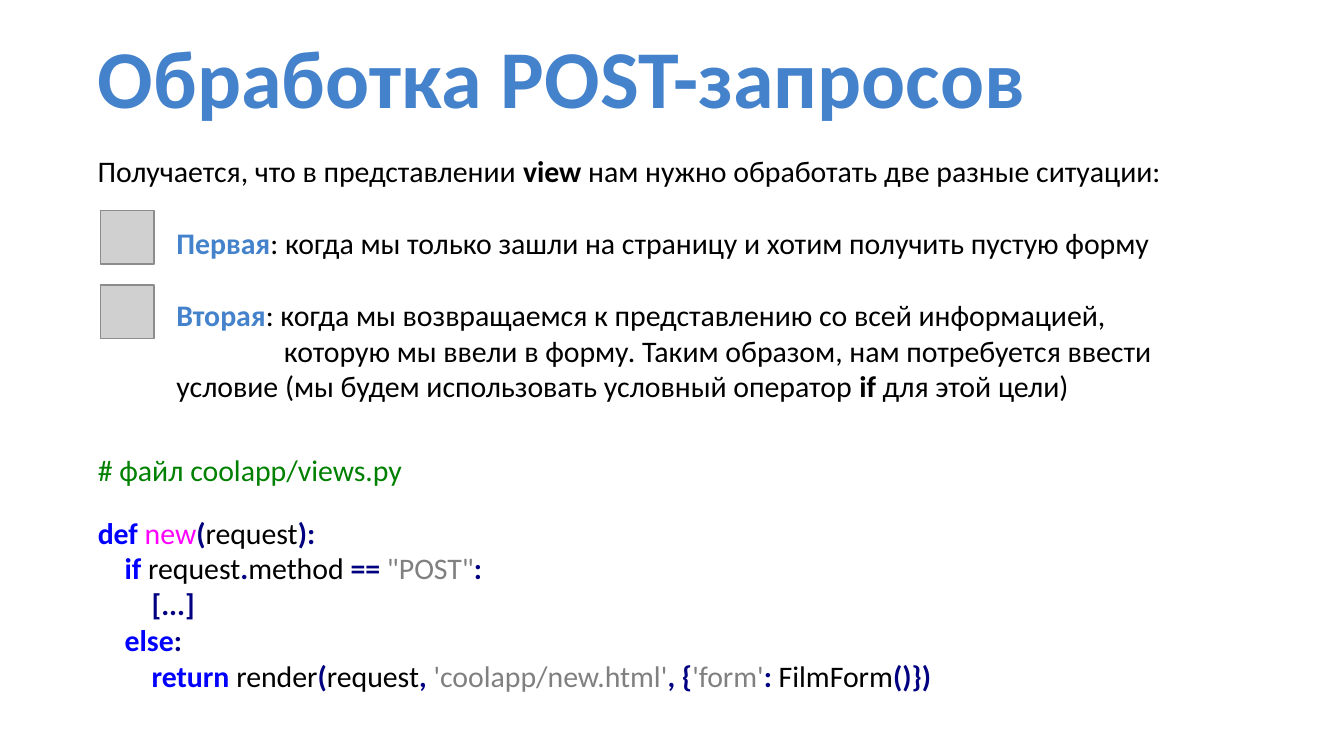
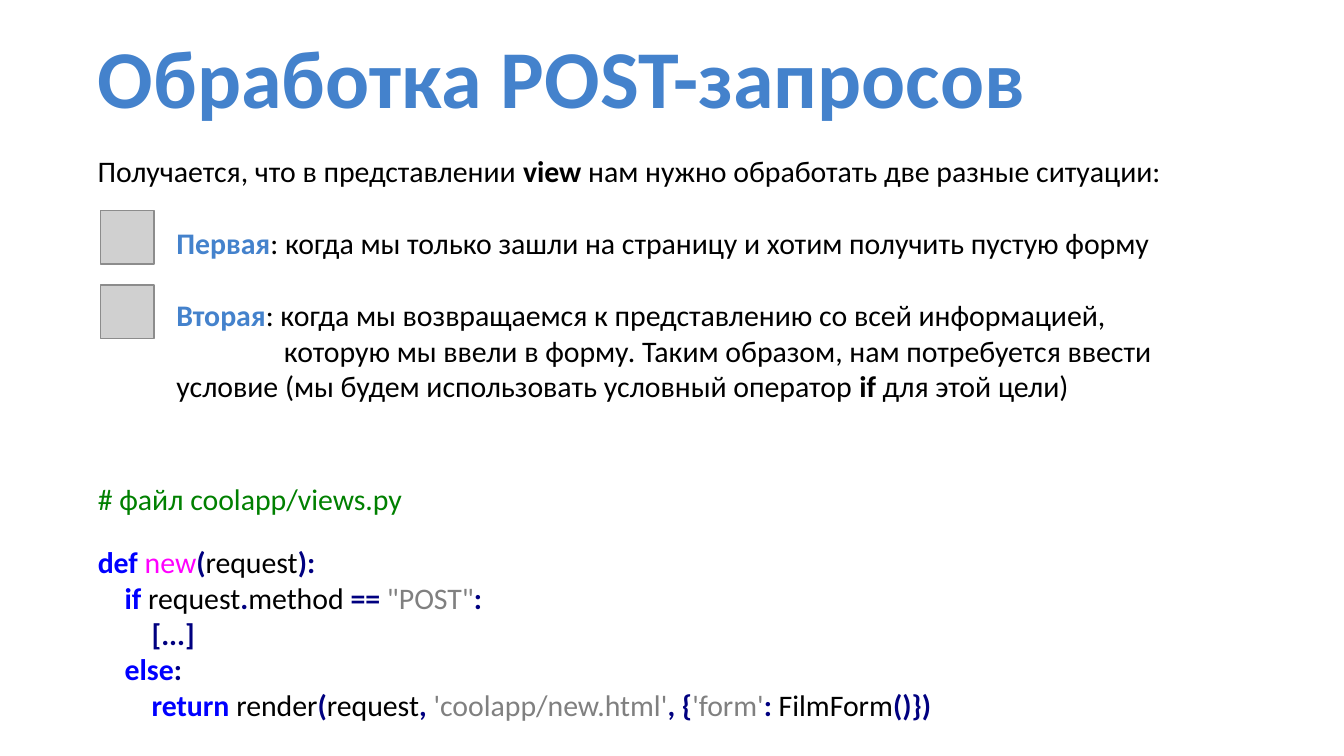
Before and after one commit to IlyaOrlov/PythonCourseKupno, a slide deck: slide 12 of Lectures/py_lec_15.pptx. Drawn at 1344x756 pixels with LibreOffice and Linux fonts; fonts in the diff are those of the drawing; grey boxes stand for pictures. Boxes give left, top, right and bottom in pixels: in the first picture for what was removed or moved away, otherwise in the second. Text is boxed around its words. In the diff, an @@ line names an element or a change of style, - is before the commit and + after.

```diff
--- a/Lectures/py_lec_15.pptx
+++ b/Lectures/py_lec_15.pptx
@@ text "# файл coolapp/views.py": place and size @@
-text "# файл coolapp/views.py" at (98, 460, 931, 692)
+text "# файл coolapp/views.py" at (98, 489, 931, 721)
```
Also in this commit, not shown: 1 other slide changed, 27 other files.
